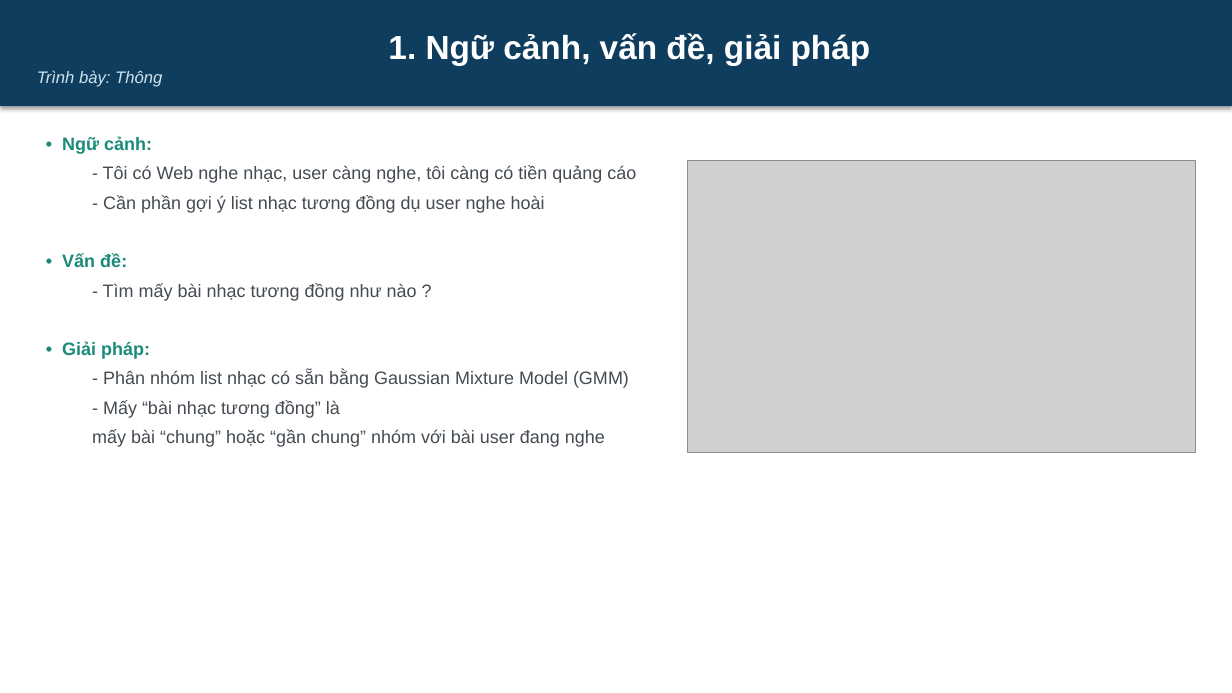
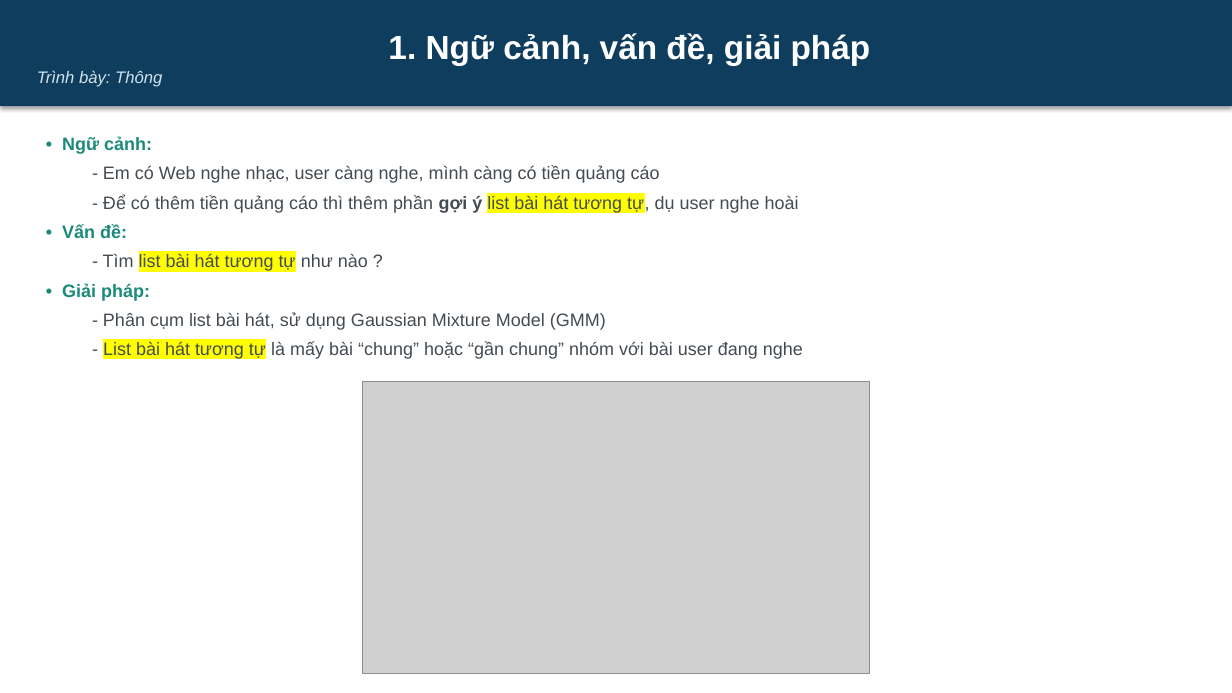
Before and after one commit to dinhdatthong1809/gaussian-mixture-model, a slide deck: slide 3 of Slide.pptx. Drawn at 1232x693 pixels with LibreOffice and Linux fonts; fonts in the diff are those of the drawing; grey boxes stand for pictures. Boxes give left, top, right and bottom in pixels: in the first picture for what was removed or moved away, otherwise in the second. Text is boxed around its words. In the diff, an @@ line names an element or a change of style, - is before the commit and + after.

```diff
--- a/Slide.pptx
+++ b/Slide.pptx
@@ text at box(103, 166, 799, 213): text changed @@
-- Tôi có Web nghe nhạc, user càng nghe, tôi càng có tiền quảng cáo
-- Cần phần gợi ý list nhạc tương đồng dụ user nghe hoài
+- Em có Web nghe nhạc, user càng nghe, mình càng có tiền quảng cáo
+- Để có thêm tiền quảng cáo thì thêm phần gợi ý list bài hát tương tự, dụ user nghe hoài
@@ text at box(103, 253, 368, 271): text changed @@
-- Tìm mấy bài nhạc tương đồng như nào ?
+- Tìm list bài hát tương tự như nào ?
@@ text at box(103, 312, 803, 359): text changed @@
-- Phân nhóm list nhạc có sẵn bằng Gaussian Mixture Model (GMM)
-- Mấy “bài nhạc tương đồng” là
-mấy bài “chung” hoặc “gần chung” nhóm với bài user đang nghe
+- Phân cụm list bài hát, sử dụng Gaussian Mixture Model (GMM)
+- List bài hát tương tự là mấy bài “chung” hoặc “gần chung” nhóm với bài user đang nghe
@@ picture: place and size @@
-picture at box(688, 160, 1195, 452)
+picture at box(362, 382, 870, 674)
```
Also in this commit, not shown: 3 other slides changed, 2 slides added, 3 other files.
